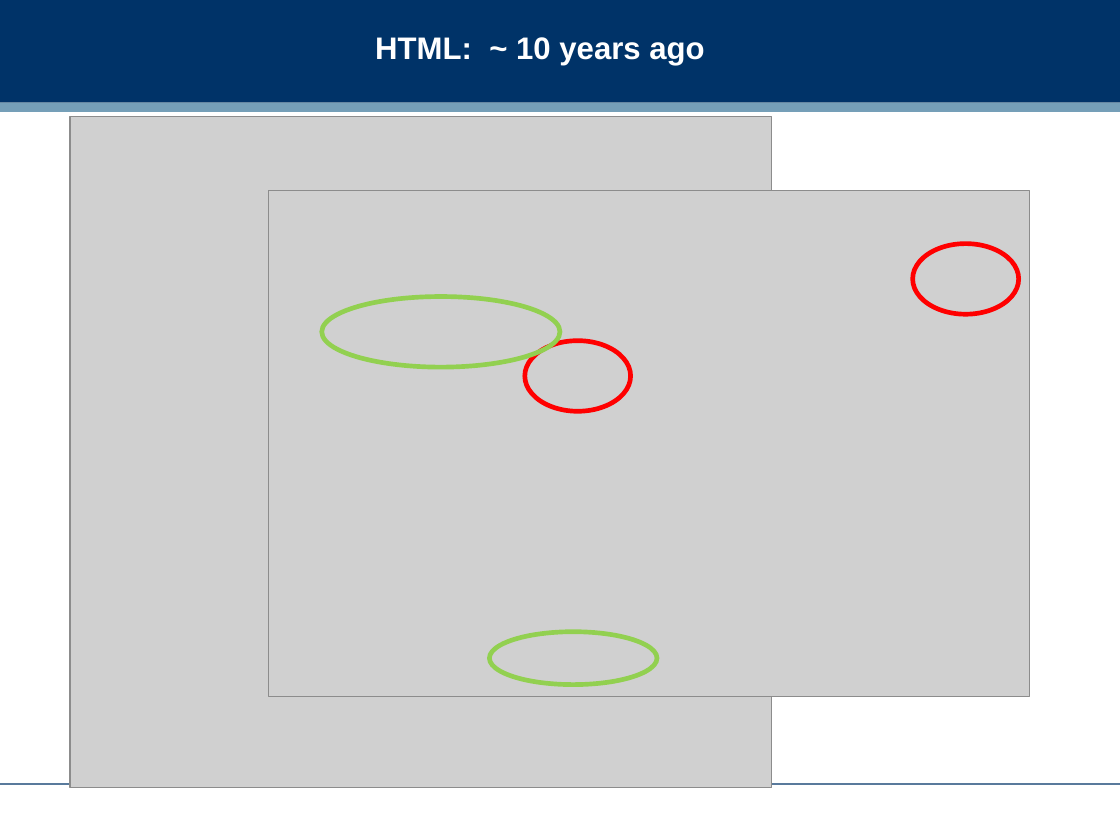
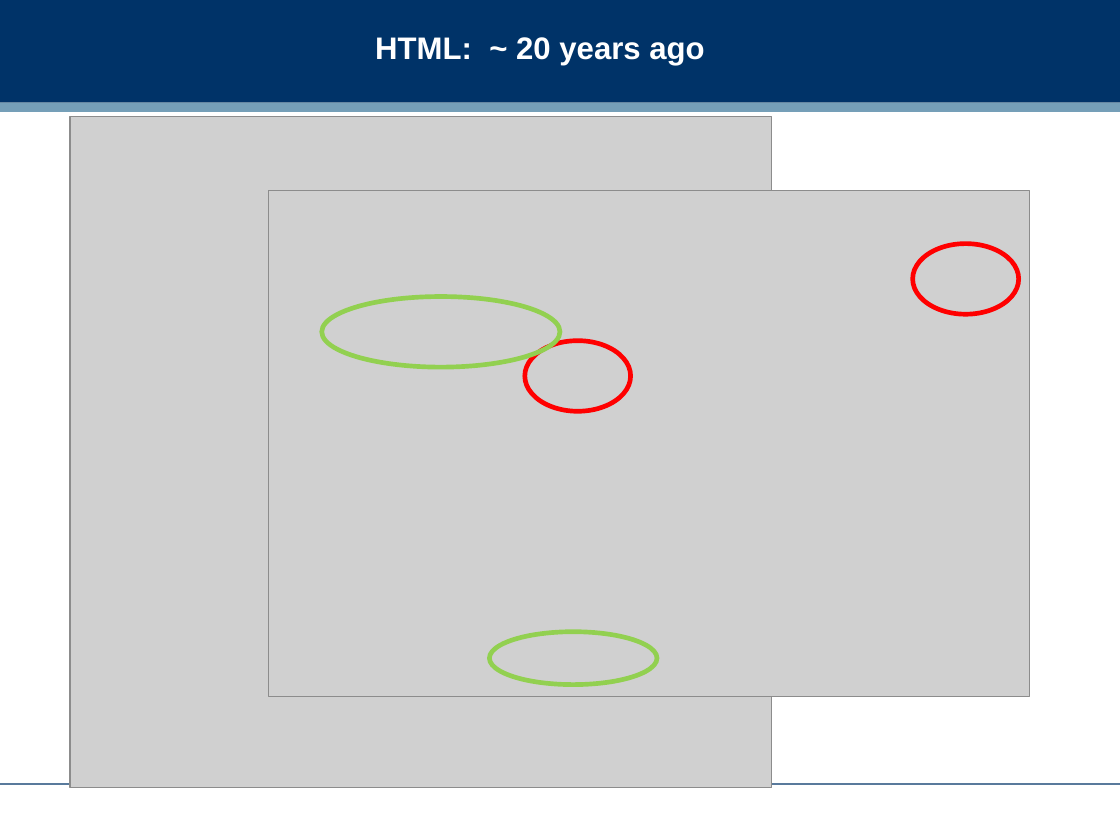
Before and after one commit to dreamind/ix, a slide deck: slide 9 of lectures/presenting-data/html.ppt (slide 8 before the commit). Drawn at 1120x840 pixels with LibreOffice and Linux fonts; fonts in the diff are those of the drawing; grey boxes stand for pictures; background and template pictures are left out. Boxes give left, top, right and bottom in pixels: in the first picture for what was removed or moved away, otherwise in the second. Text is boxed around its words. In the diff, an @@ line names an element or a change of style, - is before the commit and + after.

Commit message:
Updating HTML slides and landing page

```diff
--- a/lectures/presenting-data/html.ppt
+++ b/lectures/presenting-data/html.ppt
@@ title at (375,37,704,65): text changed @@
-HTML: ~ 10 years ago
+HTML: ~ 20 years ago
```
Also in this commit, not shown: 9 other slides changed, 6 slides added, 3 slides removed, 1 other file.
